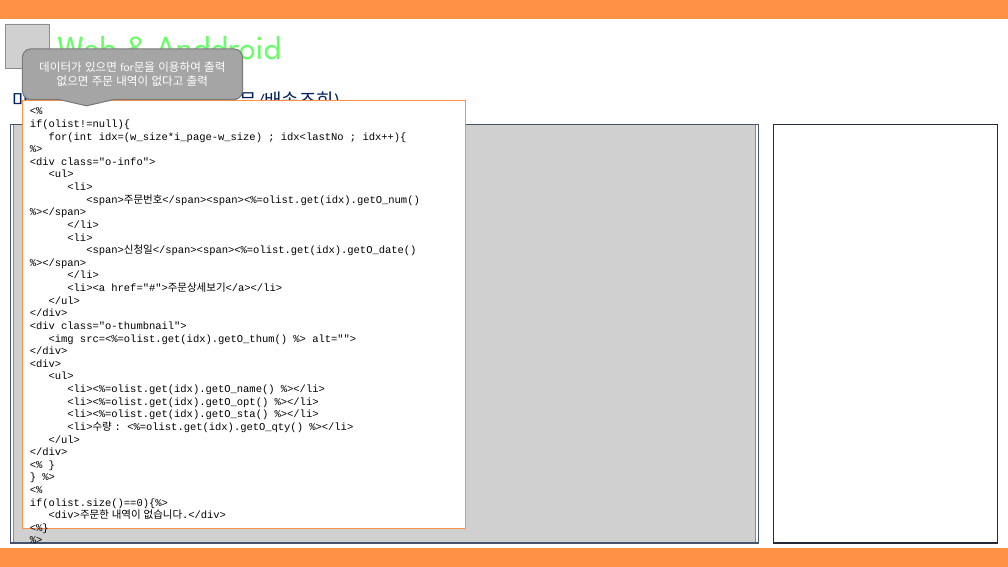
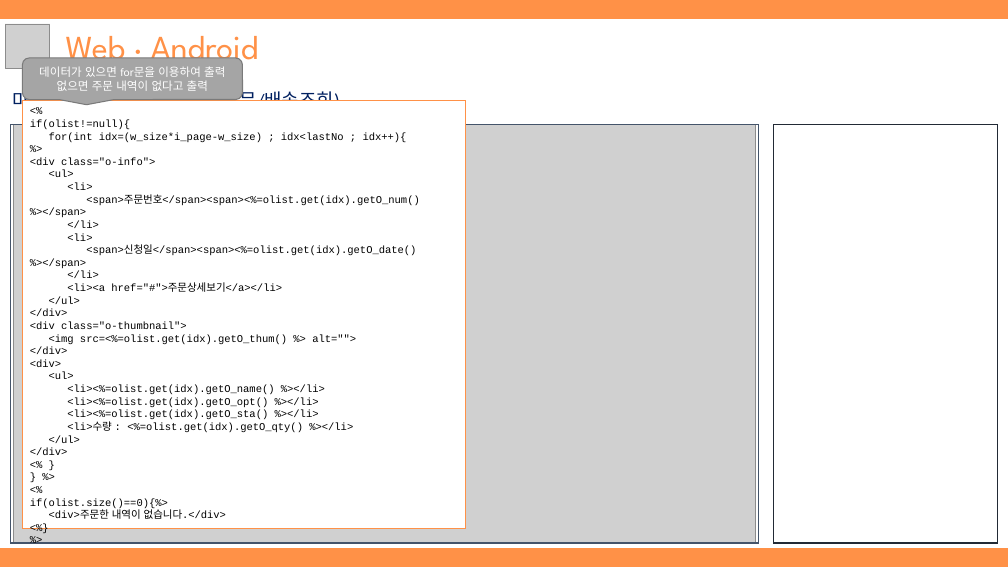
Before and after one commit to hhsw07/ezen-academy-projects, a slide deck: slide 11 of WebContent/cmk/document/3조 원데이클래스.pptx (slide 9 before the commit). Drawn at 1008x567 pixels with LibreOffice and Linux fonts; fonts in the diff are those of the drawing; grey boxes stand for pictures. Boxes give left, top, right and bottom in pixels: in the first picture for what was removed or moved away, otherwise in the second. Text is boxed around its words. In the diff, an @@ line names an element or a change of style, - is before the commit and + after.

```diff
--- a/WebContent/cmk/document/3조 원데이클래스.pptx
+++ b/WebContent/cmk/document/3조 원데이클래스.pptx
@@ rounded speech box "데이터가 있으면 for문을 이용하여 출력": place and size @@
-rounded speech box "데이터가 있으면 for문을 이용하여 출력" at [23, 49, 243, 100]
+rounded speech box "데이터가 있으면 for문을 이용하여 출력" at [23, 58, 243, 100]
@@ text at [66, 36, 259, 70]: text changed; text colour #66FF66 to #FF9147 @@
-Web & Anddroid
+Web · Android
```
Also in this commit, not shown: 7 other slides changed, 2 slides added, 4 other files.
